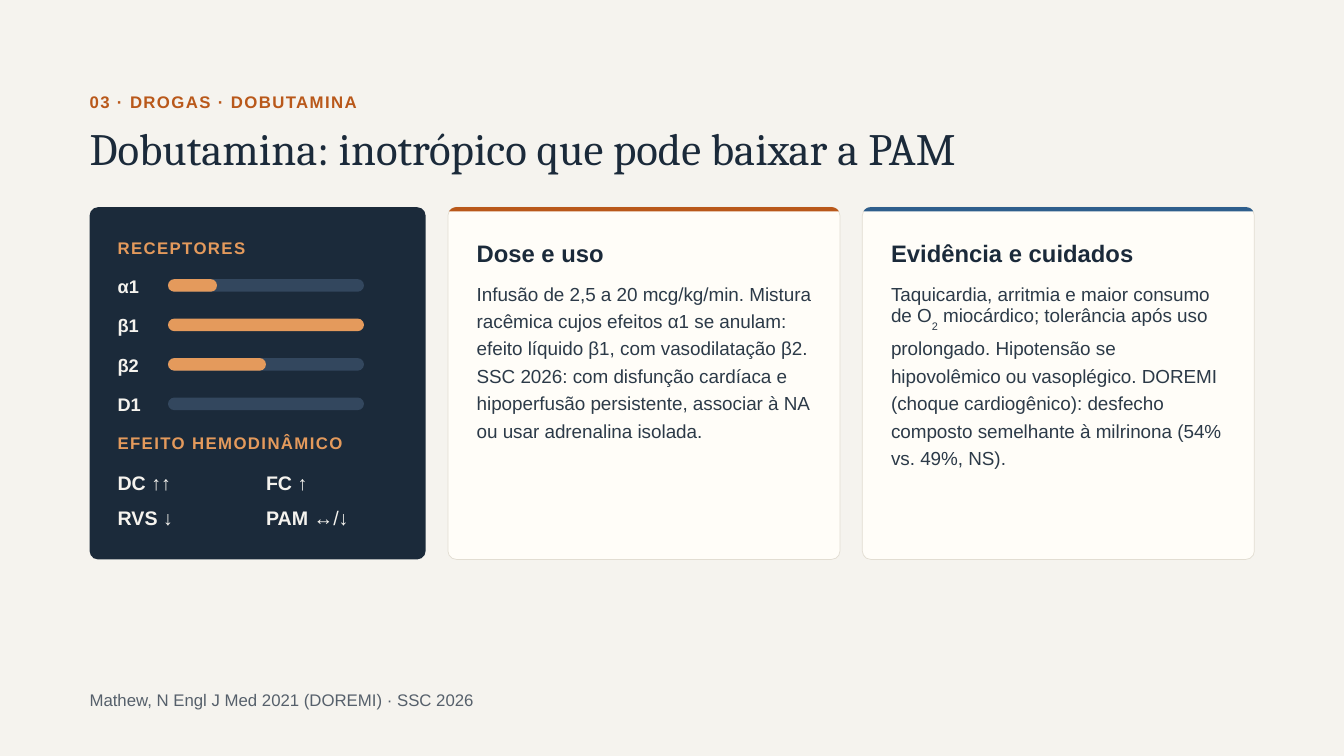
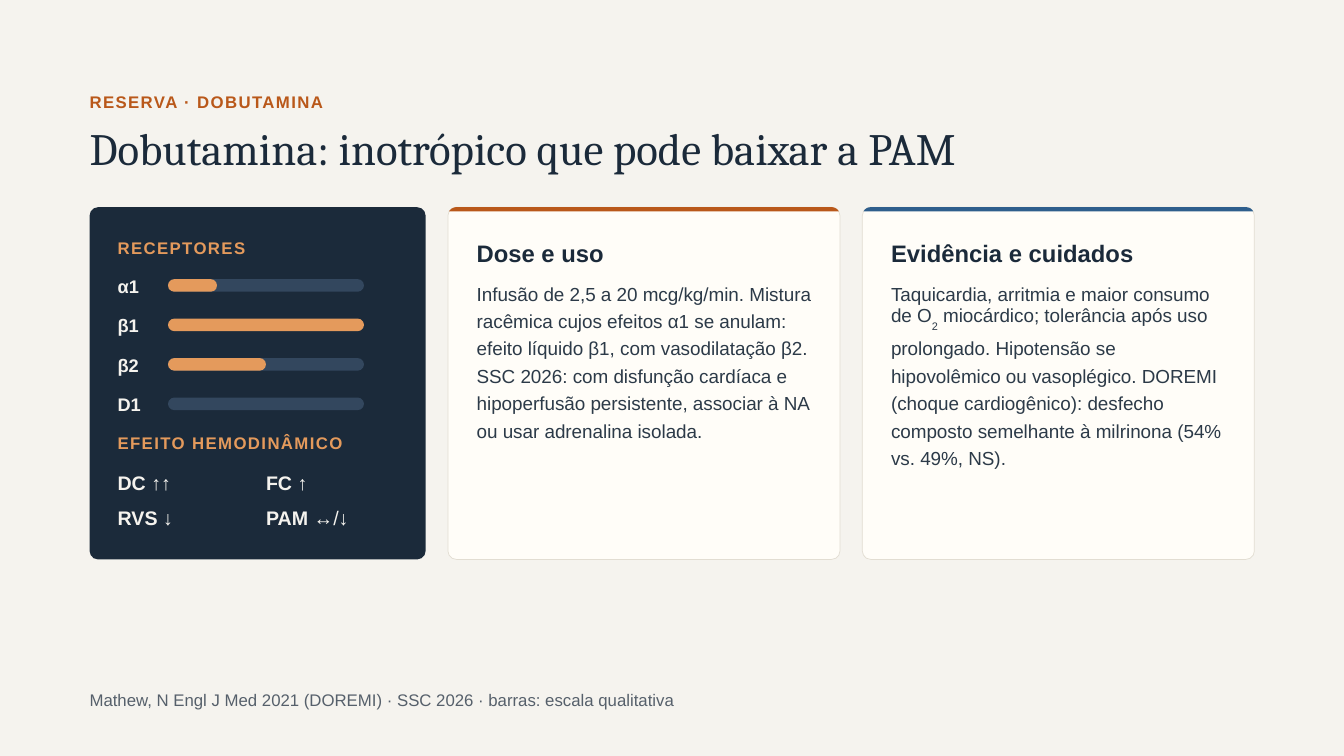
Before and after one commit to brunomoraesdubois-bit/Bruno, a slide deck: slide 17 of apresentacao/Aminas_Vasoativas.pptx (slide 10 before the commit). Drawn at 1344x756 pixels with LibreOffice and Linux fonts; fonts in the diff are those of the drawing. Boxes give left, top, right and bottom in pixels: in the first picture for what was removed or moved away, otherwise in the second. Text is boxed around its words. In the diff, an @@ line names an element or a change of style, - is before the commit and + after.

```diff
--- a/apresentacao/Aminas_Vasoativas.pptx
+++ b/apresentacao/Aminas_Vasoativas.pptx
@@ text at (90,96,323,108): text changed @@
-03 · DROGAS · DOBUTAMINA
+RESERVA · DOBUTAMINA
@@ text at (90,694,673,710): text changed @@
-Mathew, N Engl J Med 2021 (DOREMI) · SSC 2026
+Mathew, N Engl J Med 2021 (DOREMI) · SSC 2026 · barras: escala qualitativa
```
Also in this commit, not shown: 18 other slides changed, 7 slides added, 1 slide removed, 33 other files.
